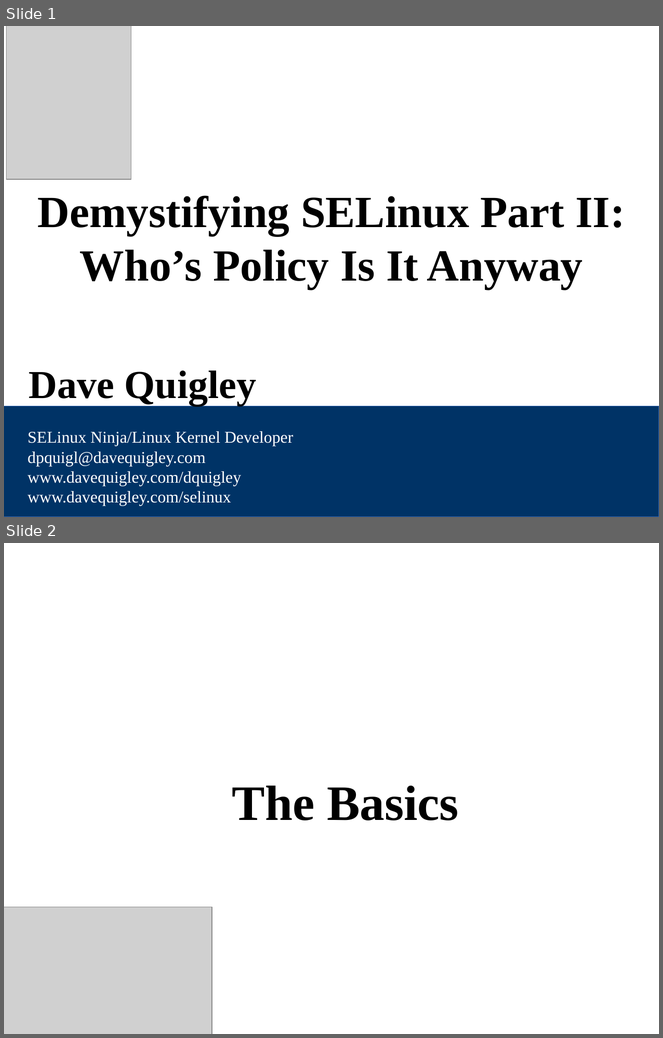
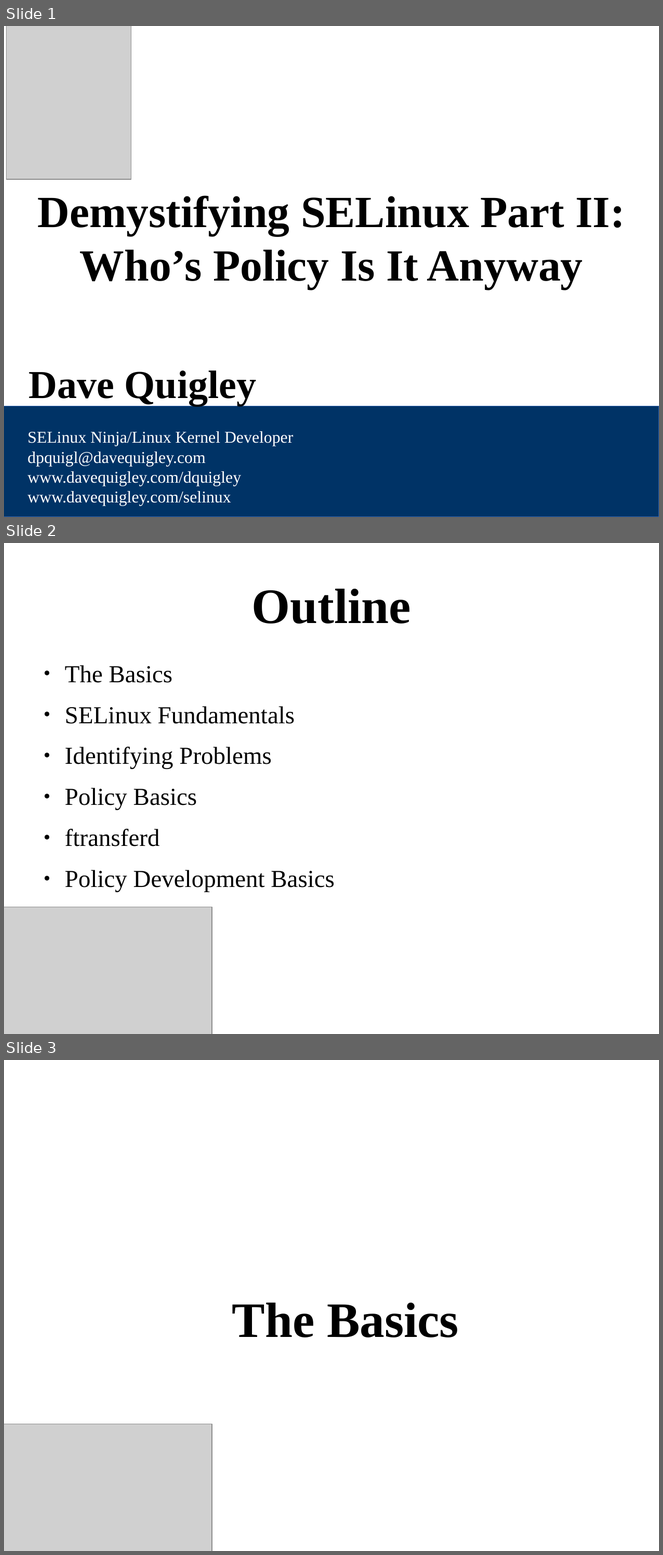
Before and after one commit to dpquigl/demystifying-selinux-part2, a slide deck: demystifying_selinux_part2_OSCON_19JUL2014.odp. Shown one above the other, each under a label of ours: slides 1 and 2 before the commit, slides 1, 2 and 3 after it. The pictures are 663x1038 and 663x1555 pixels, drawn with LibreOffice and Linux fonts; fonts in the diff are those of the drawing; grey boxes stand for pictures. Boxes give left, top, right and bottom in pixels: in the first picture for what was removed or moved away, otherwise in the second. Text is boxed around its words. In the diff, an @@ line names an element or a change of style, - is before the commit and + after.

Commit message:
Added some lab and outline slides to the presentation and removed old no longer needed files.

```diff
--- a/demystifying_selinux_part2_OSCON_19JUL2014.odp
+++ b/demystifying_selinux_part2_OSCON_19JUL2014.odp
@@ slide 2 added at bbox=[4, 543, 659, 1034], background #FFFFFF @@
@@ title added at bbox=[252, 589, 411, 624], 60 pt, text #000000, bold @@
+Outline
@@ text added at bbox=[65, 665, 335, 934], 29.6 pt, text #000000 @@
+● The Basics
+● SELinux Fundamentals
+● Identifying Problems
+● Policy Basics
+● ftransferd
+● Policy Development Basics
+● Extras
+● Questions
@@ picture added at bbox=[4, 908, 212, 1034] @@
@@ what was slide 2 is now slide 3 @@
```
Also in this commit, not shown: 5 slides changed, 4 other slides added, 2 other files.
